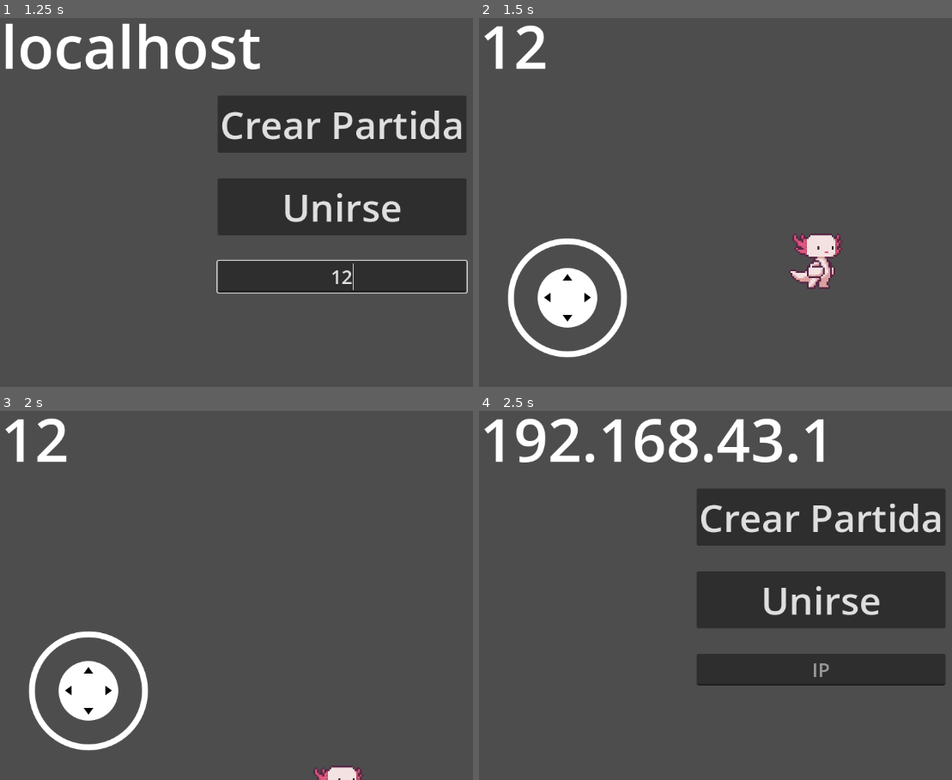
Above: before the commit, frames 1-4 (two rows, left to right).
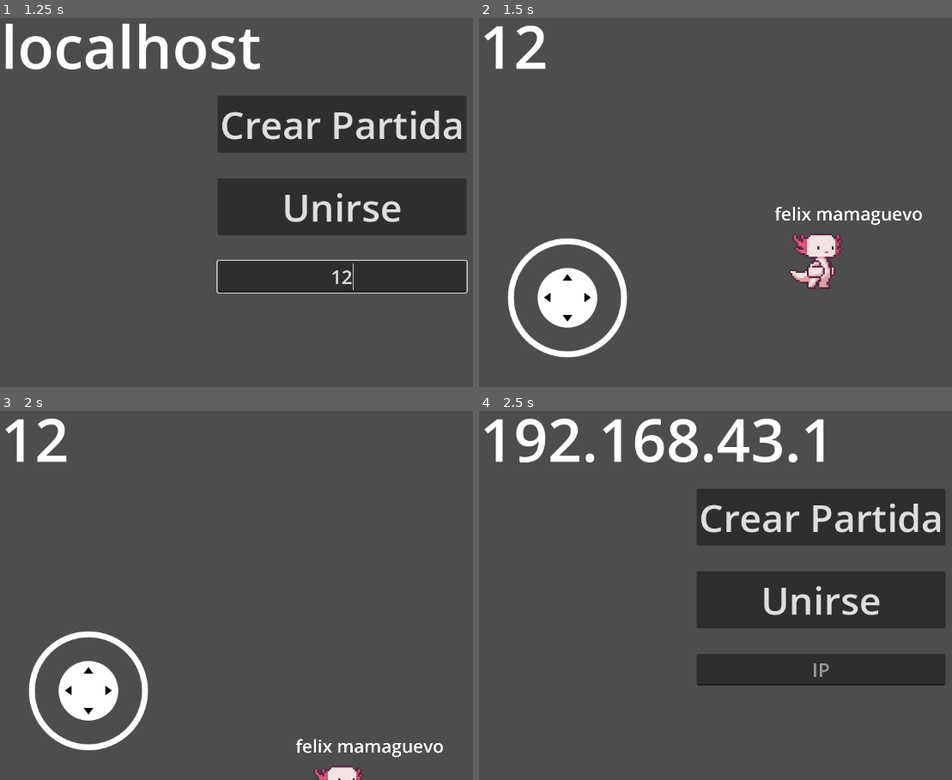
Above: after the commit, the same moments.

Repository: FelixGamerFG/Wasteland-Apocalypse-Zombies
Game: Godot game, scene res://scenes/main_scene.tscn
The game is run twice, just before and just after one commit, with the same random seed, the same clock (stepped at 60 frames per second) and the same inputs.
Inputs (mouse positions are in pixels of both pictures, inside the frame that each line leads up to):
- Up to frame 1 (1.25 s): click (340, 276) at 0.52 s; type "12" at 0.6 s
- Up to frame 2 (1.5 s): click "Crear Partida" at 1.25 s
- Up to frame 3 (2 s): no input
- Up to frame 4 (2.5 s): tap Enter (ui_accept) at 2, 2.27 s; move the mouse to (outside the picture) at 2.02 s; hold Right (ui_right) from 2.03 s (still down); click (outside the picture) at 2.17 s

Frame 1 is identical in both runs. In frame 2, 0.5% of the frame differs, in the area x 62-94%, y 51-57%; in frame 3, 0.5%, in the area x 62-94%, y 88-94%; in frame 4, nothing differs.

Commit message:
base de name players

Diff:
--- /dev/null
+++ b/Scripts/GlobalST/GlobalGame.gd
@@ -0,0 +1,11 @@
+extends Node
+
+
+# Called when the node enters the scene tree for the first time.
+func _ready() -> void:
+	pass # Replace with function body.
+
+
+# Called every frame. 'delta' is the elapsed time since the previous frame.
+func _process(delta: float) -> void:
+	pass
--- /dev/null
+++ b/Scripts/GlobalST/GuardadosST/datas_PJ.gd
@@ -0,0 +1,30 @@
+extends Node
+
+const SaveFile  = "user://SaveFile_jp.save"
+
+var datosJP = {
+	"Nombre": "felix mamaguevo"
+}
+
+func _ready() -> void:
+	_load_data()
+
+func _process(delta: float) -> void:
+	if Input.is_action_just_pressed("ui_cancel"):
+		_save_data()
+		print("ok")
+
+
+
+func _load_data():
+	var file = FileAccess.open(SaveFile,FileAccess.READ)
+	if file == null:
+		_save_data()
+	else:
+		datosJP = file.get_var()
+	file = null
+
+func _save_data():
+	var file = FileAccess.open(SaveFile,FileAccess.WRITE)
+	file.store_var(datosJP)
+	file = null
--- a/Scripts/MainsST/main_scene.gd
+++ b/Scripts/MainsST/main_scene.gd
@@ -30,6 +30,7 @@
 	_on_peer_connected()
 	menu.hide()
 
+
 func _on_join_pressed() -> void:
 	peer.create_client(IP_ADRESS,PORT)
 	multiplayer.multiplayer_peer = peer
@@ -39,7 +40,7 @@
 func _on_peer_connected(id : int = 1):
 	$CanvasLayer/textMap.visible = true
 	IP_ADRESS = IP_edit.text
-	var player_scene = preload("res://scenes/characters/players/pj.tscn").instantiate()
+	var player_scene = load("res://scenes/characters/players/pj.tscn").instantiate()
 	player_scene.name = str(id)
 	add_child(player_scene, true)
 	print(str(id))
--- a/Scripts/charactersST/player.gd
+++ b/Scripts/charactersST/player.gd
@@ -1,29 +1,41 @@
+class_name player
 extends CharacterBody2D
 
 @export var speed : float = 100
 @export var jump : float = 400
 @export var grav: float = 50
 
+
 @export var joystick_left : VirtualJoystick
 @onready var Anim = $Anim
 @onready var Camara = $Camara
+@onready var Skin2d : Sprite2D = $Sprite2D
+@onready var LB_name: Label = $Name
 
-@onready var Skin2d : Sprite2D = $Sprite2D
 
-var move_vector = Vector2.ZERO
+
+
 
 
 func _enter_tree() -> void:
 	set_multiplayer_authority(name.to_int())
 
+
+
+
+
+func _ready() -> void:
+	if !is_multiplayer_authority(): return
+	LB_name.text = str(Data_Pj.datosJP.Nombre)
+
+
+
 func _process(delta: float) -> void:
-
-	print(position.y) #eliminar si no es necesacio
-
 
 	if !is_multiplayer_authority(): return
 	## Script para darle autoridad a la camara de cada jugador
 	Camara.enabled = true
+
 
 
 	if velocity.x > 0 && velocity.y == 0:
--- a/project.godot
+++ b/project.godot
@@ -14,6 +14,11 @@
 run/main_scene="res://scenes/main_scene.tscn"
 config/features=PackedStringArray("4.3", "GL Compatibility")
 config/icon="res://icon.svg"
+
+[autoload]
+
+Data_Pj="*res://Scripts/GlobalST/GuardadosST/datas_PJ.gd"
+GlobalGame="*res://Scripts/GlobalST/GlobalGame.gd"
 
 [file_customization]
 
--- a/scenes/characters/players/pj.tscn
+++ b/scenes/characters/players/pj.tscn
@@ -14,6 +14,9 @@
 properties/2/path = NodePath("Sprite2D:flip_h")
 properties/2/spawn = true
 properties/2/replication_mode = 1
+properties/3/path = NodePath("Name:text")
+properties/3/spawn = true
+properties/3/replication_mode = 1
 
 [sub_resource type="Animation" id="Animation_mvyqt"]
 resource_name = "CAMINAR"
@@ -75,7 +78,7 @@
 [sub_resource type="RectangleShape2D" id="RectangleShape2D_t5xkd"]
 size = Vector2(20, 30)
 
-[node name="PJ" type="CharacterBody2D"]
+[node name="PJ" type="CharacterBody2D" groups=["Player"]]
 collision_layer = 2
 script = ExtResource("1_ewq7v")
 
@@ -109,3 +112,13 @@
 [node name="CollisionShape2D" type="CollisionShape2D" parent="."]
 position = Vector2(0, 3)
 shape = SubResource("RectangleShape2D_t5xkd")
+
+[node name="Name" type="Label" parent="."]
+offset_left = -24.0
+offset_top = -31.0
+offset_right = 459.0
+offset_bottom = 106.0
+scale = Vector2(0.1, 0.1)
+theme_override_font_sizes/font_size = 100
+text = "name null"
+horizontal_alignment = 1
